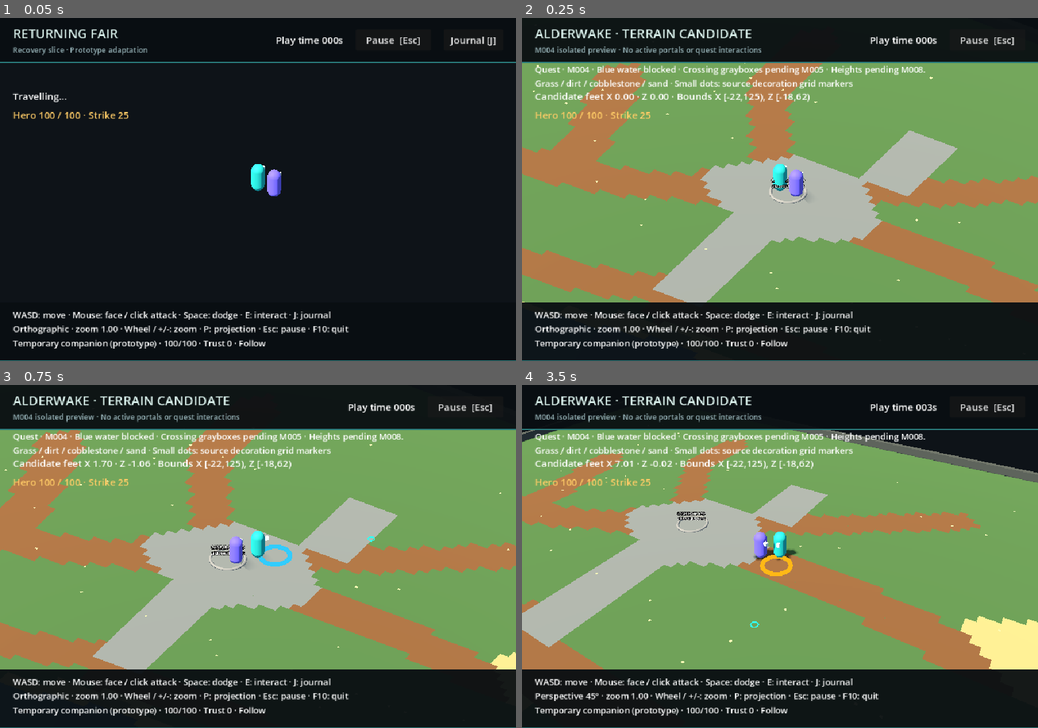
Above: before the commit, frames 1-4 (two rows, left to right).
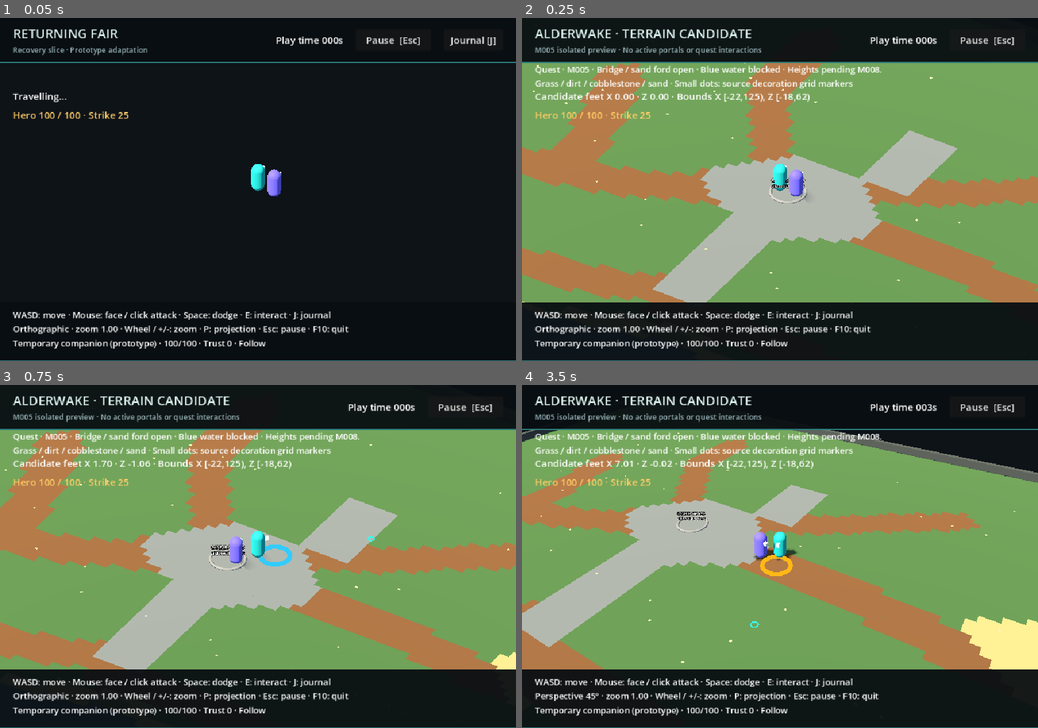
Above: after the commit, the same moments.

Repository: conejoo/game-prototype-3
Game: Godot game, scene res://tests/map_candidate.tscn
Two runs of this game, one before a commit and one after it. Both use one fixed random seed, a clock stepped at 60 frames per second and the inputs below. This scene is started directly instead of the project's main scene.
Inputs (mouse positions are in pixels of both pictures, inside the frame that each line leads up to):
- Up to frame 1 (0.05 s): no input
- Up to frame 2 (0.25 s): no input
- Up to frame 3 (0.75 s): tap Enter at 0.5 s; move the mouse to (371, 539) at 0.52 s; hold D (move_right) from 0.53 s (still down); hold Space (dodge) from 0.53 s (still down); click (371, 539) at 0.67 s
- Up to frame 4 (3.5 s): tap E (interact) at 0.8, 1.35, 2.3 s; move the mouse to (676, 573) at 1.27 s; release D (move_right) at 1.28 s; release Space (dodge) at 1.28 s; hold S (move_back) 1.28-2.03 s; tap Space (dodge) at 1.55, 3.05 s; move the mouse to (831, 481) at 2.02 s; press the mouse at (831, 481) at 2.03 s; hold D (move_right) 2.03-2.78 s; move the mouse to (754, 625) at 2.77 s; release the mouse at (754, 625) at 2.78 s; hold W (move_forward) from 2.78 s (still down); tap P (camera_projection) at 2.85 s; click (754, 625) at 2.92 s

Frame 1 is identical in both runs. In frame 2, 0.8% of the frame differs, in the area x 5-79%, y 8-17%; in frame 3, 0.7%; in frame 4, 0.8%.

Commit message:
Implement M005 bridge and sand ford traversal

Diff:
--- a/game/tests/map_candidate_root.gd
+++ b/game/tests/map_candidate_root.gd
@@ -12,15 +12,15 @@
 	save_repository = SaveRepository.new("user://saves/playtest-map-candidate.json")
 	await super._ready()
 	ui.get_node("Screen/Header/Margin/Row/Titles/Title").text = "ALDERWAKE · TERRAIN CANDIDATE"
-	ui.location_label.text = "M004 isolated preview · No active portals or quest interactions"
+	ui.location_label.text = "M005 isolated preview · No active portals or quest interactions"
 	ui.journal_button.visible = false
-	print("M004 candidate ready: ", JSON.stringify(world_host.current_location.preview_report))
+	print("M005 candidate ready: ", JSON.stringify(world_host.current_location.preview_report))
 	if "--candidate-paused" in OS.get_cmdline_user_args():
 		_set_paused(true)
 
 
 func _refresh_journal() -> void:
-	ui.show_objective("M004 · Blue water blocked · Crossing grayboxes pending M005 · Heights pending M008.\nGrass / dirt / cobblestone / sand · Small dots: source decoration grid markers")
+	ui.show_objective("M005 · Bridge / sand ford open · Blue water blocked · Heights pending M008.\nGrass / dirt / cobblestone / sand · Small dots: source decoration grid markers")
 
 
 func _refresh_interaction() -> void:
--- /dev/null
+++ b/game/tests/map_crossing_checks.gd
@@ -0,0 +1,136 @@
+extends SceneTree
+## M005 synthetic registration/clearance/real capsule movement; rendered journey separate.
+
+var failures: PackedStringArray = []
+var sample_count: int = 0
+
+
+func _initialize() -> void:
+	_run.call_deferred()
+
+
+func _run() -> void:
+	var game: Node3D = load("res://tests/map_candidate.tscn").instantiate()
+	root.add_child(game)
+	await game.world_host.transition_finished
+	await physics_frame
+	var location: AlderwakeTerrainPreview = game.world_host.current_location
+	var crossings: AlderwakeCrossings = location.crossings
+	_check(crossings.build_errors.is_empty(), "Crossings did not build")
+	_check(crossings.bridge_rect == Rect2(95, -2, 6, 3), "Bridge source footprint mismatch")
+	_check(crossings.ford_rect == Rect2(67, 11, 7, 3), "Ford source footprint mismatch")
+	var space: PhysicsDirectSpaceState3D = location.get_world_3d().direct_space_state
+	var capsule: CapsuleShape3D = CapsuleShape3D.new()
+	capsule.radius = 0.35
+	capsule.height = 1.6
+	var body_count: int = 0
+	for wrapper: Node in crossings.get_children():
+		_check((wrapper.has_meta("source_landmark_id") or wrapper.has_meta("source_cell_range")) and wrapper.has_node("VisualRoot"), "Crossing wrapper/visual boundary missing")
+		for child: Node in wrapper.get_children():
+			if not child is StaticBody3D:
+				continue
+			body_count += 1
+			var box: BoxShape3D = child.get_child(0).shape
+			var rect: Rect2 = Rect2(child.position.x - box.size.x / 2, child.position.z - box.size.z / 2, box.size.x, box.size.z)
+			_check(child.collision_layer == 1 and child.collision_mask == 0, "Crossing physics layer mismatch")
+			for record: Dictionary in location.water_blockers.records:
+				var r: Array = record.rect_xz_m
+				_check(not rect.intersection(Rect2(r[0], r[1], r[2], r[3])).has_area(), "Crossing intrudes into water: " + str(child.name))
+			if not str(child.name).ends_with("Rail"):
+				_check(absf(child.position.y + box.size.y / 2) < 0.001, "Crossing floor is not flush")
+			else:
+				_check(absf(box.size.y - 0.6) < 0.001, "Rail height mismatch")
+	_check(body_count == 8, "Expected six floors and two rails")
+	_check(crossings.get_node("moonwood-sand-ford").get_meta("source_cell_range") == "x89..95,y29..31", "Ford terrain provenance missing")
+	_check(crossings.rail_rects[1].position.y - crossings.rail_rects[0].end.y >= 1.6, "Bridge usable width below contract")
+	var clearance_count: int = 0
+	for route: Rect2 in [Rect2(93, -1.5, 10, 2), Rect2(66, 11.5, 9, 2)]:
+		for zi: int in range(21):
+			for xi: int in range(roundi(route.size.x * 10) + 1):
+				var point: Vector3 = Vector3(route.position.x + xi * 0.1, 0, route.position.y + zi * 0.1)
+				var query: PhysicsShapeQueryParameters3D = PhysicsShapeQueryParameters3D.new()
+				query.shape = capsule
+				query.transform = Transform3D(Basis.IDENTITY, point + Vector3.UP * 0.82)
+				query.collision_mask = 1
+				_check(space.intersect_shape(query).is_empty(), "Crossing capsule clearance: " + str(point))
+				var hit: Dictionary = space.intersect_ray(PhysicsRayQueryParameters3D.create(point + Vector3.UP * 0.1, point + Vector3.DOWN * 0.1, 1))
+				_check(not hit.is_empty() and absf(hit.position.y) < 0.005 and hit.normal.y > 0.99, "Crossing floor gap: " + str(point))
+				clearance_count += 1
+	_check(game.world_host._placement_errors(location.find_spawn("alderwake-start")).is_empty(), "Start pad regressed")
+	_check(game.world_host._placement_errors(location.find_spawn("alderwake-from-tollworks")).is_empty(), "Return pad regressed")
+	game.companion_ai.enabled = false
+	game.companion.set_physics_process(false)
+	var hero: ActorPlaceholder = game.player_placeholder
+	hero.set_physics_process(false)
+	hero.player_controlled = false
+	hero.combat_enabled = true
+	var runs: int = 0
+	# Sweep 21 walking lanes and five dodge lanes, both directions; near-edge
+	# paths exercise rail ends and landing joins, not only the easy centre line.
+	for route: Dictionary in [{"id": "bridge", "west": 93.0, "east": 103.0, "z": -1.5}, {"id": "ford", "west": 66.0, "east": 75.0, "z": 11.5}]:
+		for lane: int in range(21):
+			for sign_value: int in [-1, 1]:
+				for dodge: bool in [false, true]:
+					if dodge and lane % 5 != 0:
+						continue
+					var start: Vector3 = Vector3(route.west if sign_value == 1 else route.east, 0, route.z + lane * 0.1)
+					var target_x: float = route.east if sign_value == 1 else route.west
+					hero.global_position = start
+					hero.velocity = Vector3.ZERO
+					hero.combat.cancel()
+					hero.move_direction(Vector3.RIGHT * sign_value)
+					await physics_frame
+					if dodge:
+						_check(hero.request_dodge(Vector3.RIGHT * sign_value), "Crossing fixture dodge rejected")
+					for step: int in range(170):
+						var previous: Vector3 = hero.global_position
+						hero._physics_process(1.0 / 60.0)
+						_audit_motion(previous, hero.global_position, location.water_blockers)
+						if (hero.global_position.x - target_x) * sign_value >= 0:
+							break
+					_check((hero.global_position.x - target_x) * sign_value >= -0.01, "Crossing snag: %s lane%d dir%d dodge%s" % [route.id, lane, sign_value, dodge])
+					_check(absf(hero.global_position.z - start.z) < 0.01, "Crossing pushed hero sideways")
+					runs += 1
+	# Deliberate diagonals touch each rail, then slide lengthwise past its end.
+	for side: int in [-1, 1]:
+		for sign_value: int in [-1, 1]:
+			hero.global_position = Vector3(94 if sign_value == 1 else 102, 0, -0.5)
+			hero.velocity = Vector3.ZERO
+			hero.combat.cancel()
+			hero.move_direction(Vector3(sign_value, 0, side).normalized())
+			await physics_frame
+			var rail_contact: bool = false
+			for step: int in range(200):
+				var previous: Vector3 = hero.global_position
+				hero._physics_process(1.0 / 60.0)
+				_audit_motion(previous, hero.global_position, location.water_blockers)
+				for contact: int in range(hero.get_slide_collision_count()):
+					rail_contact = rail_contact or str(hero.get_slide_collision(contact).get_collider().name).ends_with("Rail")
+			_check(rail_contact, "Diagonal fixture missed rail")
+			_check(hero.global_position.x > 102 if sign_value == 1 else hero.global_position.x < 94, "Rail end snag")
+	_check(location.water_blockers.records.size() == 90 and location.water_blockers.water_cells.size() == 8766, "Crossings changed authored water inventory")
+	print("M005 physics: bodies=", body_count, " clearance/floor probes=", clearance_count, " bidirectional walk/dodge lane runs=", runs, " rail slide runs=4 displacement samples=", sample_count)
+	game.queue_free()
+	await process_frame
+	if failures.is_empty():
+		print("M005 map_crossing_checks PASS: pinned registration, flush floors, clear lanes/rail ends, actual bidirectional capsule walk/dodge, no added water route, party pads")
+	else:
+		for failure: String in failures:
+			push_error(failure)
+	quit(0 if failures.is_empty() else 1)
+
+
+func _audit_motion(previous: Vector3, current: Vector3, water: AlderwakeWaterBlockers) -> void:
+	_check(absf(current.y) < 0.05, "Hero lost crossing grounding")
+	var count: int = maxi(1, ceili(previous.distance_to(current) / 0.1))
+	for index: int in range(count + 1):
+		var feet: Vector3 = previous.lerp(current, float(index) / count)
+		for record: Dictionary in water.records:
+			var r: Array = record.rect_xz_m
+			_check(not Rect2(r[0], r[1], r[2], r[3]).has_point(Vector2(feet.x, feet.z)), "Hero entered water during crossing")
+		sample_count += 1
+
+
+func _check(condition: bool, message: String) -> void:
+	if not condition and not failures.has(message):
+		failures.append(message)
--- a/game/tests/map_water_checks.gd
+++ b/game/tests/map_water_checks.gd
@@ -83,10 +83,11 @@
 		var closest: Vector3 = NavigationServer3D.map_get_closest_point(nav_map, point)
 		_check(Vector2(closest.x, closest.z).distance_to(Vector2(point.x, point.z)) >= 0.4, "Blocked point remained navigable: " + str(point))
 		_check(absf(closest.y) <= 0.21, "Navigation baked blocker top")
-	# Both authored three-metre openings remain empty, without deck/rail claims.
+	# M005 rails use 0.1m of each bridge edge. The inset retains >=0.4m
+	# clearance from rails/water for a real radius0.35m capsule.
 	for opening: Rect2 in [Rect2(95, -2, 8, 3), Rect2(67, 11, 7, 3)]:
-		var z: float = opening.position.y + 0.4
-		while z < opening.end.y - 0.39:
+		var z: float = opening.position.y + 0.5
+		while z < opening.end.y - 0.49:
 			var x: float = opening.position.x + 0.4
 			while x < opening.end.x - 0.39:
 				var query: PhysicsShapeQueryParameters3D = PhysicsShapeQueryParameters3D.new()
--- /dev/null
+++ b/game/world/map_candidate/crossings.gd
@@ -0,0 +1,130 @@
+class_name AlderwakeCrossings
+extends Node3D
+## M005 flat crossing wrappers. VisualRoot can be replaced without physics changes.
+
+var bridge_rect: Rect2
+var ford_rect: Rect2 = Rect2(67, 11, 7, 3)
+var rail_rects: Array[Rect2] = []
+var build_errors: PackedStringArray = []
+
+
+func build(layout: Dictionary) -> void:
+	name = "Crossings"
+	# Derive the complete art footprint from the three pinned flattened rows.
+	var cells: Array[Vector2i] = []
+	for layer: Dictionary in layout.art_layers:
+		if str(layer.id).begins_with("moonwood-footbridge--"):
+			for record: Dictionary in layer.cells:
+				cells.append(Vector2i(record.cell[0], record.cell[1]))
+	if cells.size() != 18:
+		build_errors.append("bridge requires the pinned 18 art cells")
+		return
+	var low: Vector2i = cells[0]
+	var high: Vector2i = cells[0]
+	for cell: Vector2i in cells:
+		low = low.min(cell)
+		high = high.max(cell)
+	bridge_rect = Rect2(Vector2(low) + Vector2(-22, -18), Vector2(high - low + Vector2i.ONE))
+	if bridge_rect != Rect2(95, -2, 6, 3):
+		build_errors.append("bridge footprint differs from pinned contract")
+		return
+	var bridge: Node3D = _wrapper("moonwood-footbridge")
+	_floor(bridge, "Deck", bridge_rect, Color(0.48, 0.34, 0.23))
+	_floor(bridge, "WestLanding", Rect2(93, -2, 2, 3), Color(0.58, 0.48, 0.33))
+	_floor(bridge, "EastLanding", Rect2(101, -2, 2, 3), Color(0.58, 0.48, 0.33))
+	# Art rows are not one-metre-wide blockers. Thin edge rails preserve 2.8m
+	# usable deck and terminate flush with it, with no inward posts/end caps.
+	rail_rects.assign([Rect2(95, -2, 6, 0.1), Rect2(95, 0.9, 6, 0.1)])
+	for index: int in range(rail_rects.size()):
+		var id: String = "NorthRail" if index == 0 else "SouthRail"
+		_box(bridge, id, rail_rects[index], 0.0, 0.6, Color(0.32, 0.27, 0.21))
+	# Shallow separate markings make the entire deck read as a crossing.
+	for index: int in range(12):
+		_visual(bridge.get_node("VisualRoot"), "Plank%02d" % index, Rect2(95 + index * 0.5, -1.9, 0.025, 2.8), 0.019, 0.003, Color(0.31, 0.24, 0.18))
+	var ford: Node3D = _wrapper("moonwood-sand-ford")
+	_floor(ford, "Bed", ford_rect, Color(0.76, 0.66, 0.43))
+	_floor(ford, "WestLanding", Rect2(66, 11, 1, 3), Color(0.67, 0.59, 0.40))
+	_floor(ford, "EastLanding", Rect2(74, 11, 1, 3), Color(0.67, 0.59, 0.40))
+
+
+func _wrapper(id: String) -> Node3D:
+	var wrapper: Node3D = Node3D.new()
+	wrapper.name = id
+	if id == "moonwood-footbridge":
+		wrapper.set_meta("source_landmark_id", id)
+	else:
+		# Ford has terrain coordinates, not a named source prop/group. This
+		# local wrapper ID is not the unrelated western old-ford zone.
+		wrapper.set_meta("candidate_landmark_id", id)
+		wrapper.set_meta("source_cell_range", "x89..95,y29..31")
+	var visuals: Node3D = Node3D.new()
+	visuals.name = "VisualRoot"
+	wrapper.add_child(visuals)
+	add_child(wrapper)
+	return wrapper
+
+
+func _floor(parent: Node3D, id: String, rect: Rect2, color: Color) -> void:
+	# Physical top is exactly Y=0, shared with both banks until M008.
+	_box(parent, id, rect, -0.12, 0.0, color, 0.018)
+
+
+func _box(parent: Node3D, id: String, rect: Rect2, low: float, high: float, color: Color, visual_top: float = NAN) -> void:
+	var body: StaticBody3D = StaticBody3D.new()
+	body.name = id
+	body.position = Vector3(rect.get_center().x, (low + high) * 0.5, rect.get_center().y)
+	body.collision_layer = 1
+	body.collision_mask = 0
+	var collider: CollisionShape3D = CollisionShape3D.new()
+	var shape: BoxShape3D = BoxShape3D.new()
+	shape.size = Vector3(rect.size.x, high - low, rect.size.y)
+	collider.shape = shape
+	body.add_child(collider)
+	parent.add_child(body)
+	var top: float = high if is_nan(visual_top) else visual_top
+	_visual(parent.get_node("VisualRoot"), id, rect, low, top - low, color)
+
+
+func _visual(parent: Node3D, id: String, rect: Rect2, low: float, height: float, color: Color) -> void:
+	var instance: MeshInstance3D = MeshInstance3D.new()
+	instance.name = id
+	var mesh: BoxMesh = BoxMesh.new()
+	mesh.size = Vector3(rect.size.x, height, rect.size.y)
+	instance.mesh = mesh
+	instance.position = Vector3(rect.get_center().x, low + height * 0.5, rect.get_center().y)
+	var material: StandardMaterial3D = StandardMaterial3D.new()
+	material.albedo_color = color
+	material.roughness = 1.0
+	instance.material_override = material
+	parent.add_child(instance)
+
+
+func navigation_faces(faces: PackedVector3Array) -> PackedVector3Array:
+	# Clip rail footprints out of the provisional dry rectangles before baking.
+	# Never feed rail tops or visual meshes into navigation.
+	var result: PackedVector3Array = []
+	for index: int in range(0, faces.size(), 6):
+		var a: Vector3 = faces[index]
+		var c: Vector3 = faces[index + 2]
+		var pieces: Array[Rect2] = [Rect2(Vector2(a.x, a.z), Vector2(c.x - a.x, c.z - a.z))]
+		for rail: Rect2 in rail_rects:
+			var remaining: Array[Rect2] = []
+			for piece: Rect2 in pieces:
+				var cut: Rect2 = piece.intersection(rail)
+				if not cut.has_area():
+					remaining.append(piece)
+					continue
+				for part: Rect2 in [Rect2(piece.position, Vector2(piece.size.x, cut.position.y - piece.position.y)),
+					Rect2(piece.position.x, cut.end.y, piece.size.x, piece.end.y - cut.end.y),
+					Rect2(piece.position.x, cut.position.y, cut.position.x - piece.position.x, cut.size.y),
+					Rect2(cut.end.x, cut.position.y, piece.end.x - cut.end.x, cut.size.y)]:
+					if part.has_area():
+						remaining.append(part)
+			pieces = remaining
+		for piece: Rect2 in pieces:
+			var p: Vector3 = Vector3(piece.position.x, a.y, piece.position.y)
+			var q: Vector3 = Vector3(piece.end.x, a.y, piece.position.y)
+			var r: Vector3 = Vector3(piece.end.x, a.y, piece.end.y)
+			var s: Vector3 = Vector3(piece.position.x, a.y, piece.end.y)
+			result.append_array(PackedVector3Array([p, q, r, p, r, s]))
+	return result
--- a/game/world/map_candidate/terrain_preview.gd
+++ b/game/world/map_candidate/terrain_preview.gd
@@ -1,6 +1,6 @@
 class_name AlderwakeTerrainPreview
 extends PrototypeLocation
-## M003/M004: source-registered flat preview with independent water blockers.
+## M003–M005: registered flat preview, independent water and crossing wrappers.
 
 const LAYOUT_PATH: String = "res://content/maps/alderwake_layout.json"
 const COLORS: Dictionary[String, Color] = {
@@ -18,6 +18,7 @@
 var bounds: Rect2
 var batch_count: int = 0
 var water_blockers: AlderwakeWaterBlockers
+var crossings: AlderwakeCrossings
 
 
 func _init() -> void:
@@ -54,13 +55,18 @@
 	water_blockers = AlderwakeWaterBlockers.new()
 	water_blockers.build(layout, bounds)
 	add_child(water_blockers)
+	crossings = AlderwakeCrossings.new()
+	crossings.build(layout)
+	add_child(crossings)
+	build_errors.append_array(crossings.build_errors)
 	var spawns: Node3D = Node3D.new()
 	spawns.name = "Spawns"
 	add_child(spawns)
 	_add_spawn(spawns, "alderwake-start", Vector3(float(layout.spawn_xyz_m[0]), 0, float(layout.spawn_xyz_m[2])))
 	_add_spawn(spawns, "alderwake-from-tollworks", Vector3(107.25, 0, 1.25))
 	preview_report["water"] = {"authored_records": water_blockers.records.size(), "union_half_metre_cells": water_blockers.water_cells.size(), "closed_exit": true}
-	preview_report["limits"] = "M004 authored water/gate blocked; flat elevation M008; dry-only provisional navigation M009; crossings M005; raw grid markers, landscape M011; art/props/portals inactive."
+	preview_report["crossings"] = {"bridge_rect": str(crossings.bridge_rect), "ford_rect": str(crossings.ford_rect), "bridge_clear_width_m": 2.8, "floor_y_m": 0.0}
+	preview_report["limits"] = "M005 crossing grayboxes; water/gate blocked; flat elevation M008; provisional navigation M009; raw grid markers, landscape M011; other art/props/portals inactive."
 
 
 func resolve_layer(layer: Dictionary) -> Dictionary:
@@ -210,7 +216,7 @@
 	mesh.agent_height = 1.6
 	mesh.agent_max_climb = 0.1
 	var geometry: NavigationMeshSourceGeometryData3D = NavigationMeshSourceGeometryData3D.new()
-	geometry.add_faces(water_blockers.surface_faces(bounds, false), Transform3D.IDENTITY)
+	geometry.add_faces(crossings.navigation_faces(water_blockers.surface_faces(bounds, false)), Transform3D.IDENTITY)
 	NavigationServer3D.bake_from_source_geometry_data(mesh, geometry)
 	if mesh.get_polygon_count() == 0:
 		return PackedStringArray(["candidate has no dry navigation"])
Not shown, added: game/tests/map_crossing_checks.gd.uid
Not shown, added: game/world/map_candidate/crossings.gd.uid
Not shown, changed: docs/map-migration/CHECKLIST.md
Not shown, changed: docs/map-migration/CURRENT_STATE.md
Not shown, changed: tools/map_migration/CANDIDATE.md
